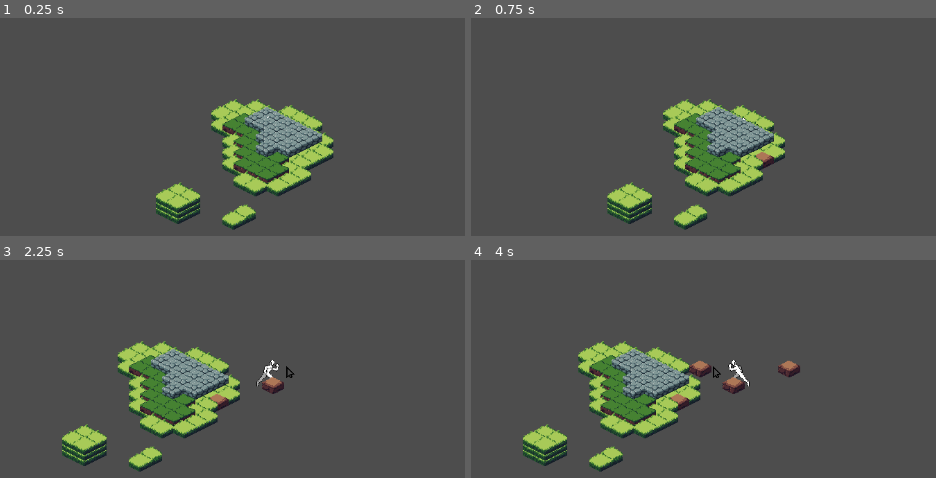
Above: before the commit, frames 1-4 (two rows, left to right).
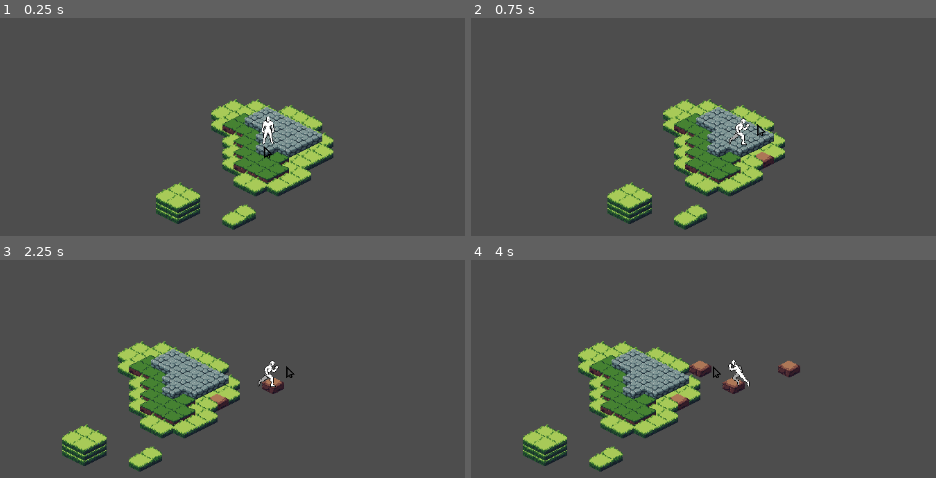
Above: after the commit, the same moments.

Repository: CheapSellsword/the-last-harvest-project
Game: Godot game, scene res://scenes/game/game.tscn
Two runs of this game, one before a commit and one after it. Both use one fixed random seed, a clock stepped at 60 frames per second and the inputs below.
Inputs (mouse positions are in pixels of both pictures, inside the frame that each line leads up to):
- Up to frame 1 (0.25 s): no input
- Up to frame 2 (0.75 s): tap Enter (ui_accept) at 0.5 s; move the mouse to (912, 107) at 0.52 s; hold Right (ui_right) from 0.53 s (still down); click (912, 107) at 0.67 s
- Up to frame 3 (2.25 s): tap Enter (ui_accept) at 0.77, 2 s; release Right (ui_right) at 1.25 s; drag from (106, 395) to (227, 462) at 1.27 s; move the mouse to (348, 273) at 2.02 s; hold Right (ui_right) from 2.03 s (still down)
- Up to frame 4 (4 s): release Right (ui_right) at 2.75 s; drag from (698, 462) to (498, 305) at 2.77 s; tap Enter (ui_accept) at 3.5, 3.77 s; move the mouse to (outside the picture) at 3.52 s; hold Left (ui_left) from 3.53 s (still down)

The runs differ from the first frame. In frame 1, 0.3% of the frame differs, in the area x 56-60%, y 45-65%; in frame 2, 0.3%; in frame 3, 0.2%; in frame 4, less than 0.1%.

Commit message:
fix z index and run anim

Diff:
--- a/scenes/game/game.tscn
+++ b/scenes/game/game.tscn
@@ -182,4 +182,6 @@
 y_sort_origin = 24
 
 [node name="PlayerView" parent="." instance=ExtResource("2_7h61r")]
+z_index = 1
+y_sort_enabled = true
 position = Vector2(-47, -23)
--- a/scenes/player/player_view.tscn
+++ b/scenes/player/player_view.tscn
@@ -1450,7 +1450,7 @@
 }],
 "loop": true,
 "name": &"run_right",
-"speed": 5.0
+"speed": 9.0
 }, {
 "frames": [{
 "duration": 1.0,
@@ -2416,16 +2416,16 @@
 }
 
 [sub_resource type="Animation" id="Animation_8u2jg"]
-length = 1.2
-loop_mode = 1
-tracks/0/type = "value"
-tracks/0/imported = false
-tracks/0/enabled = true
-tracks/0/path = NodePath("AnimatedSprite2D:frame")
-tracks/0/interp = 1
-tracks/0/loop_wrap = true
-tracks/0/keys = {
-"times": PackedFloat32Array(0, 0.2, 0.4, 0.6, 0.8, 1),
+length = 0.6666667
+loop_mode = 1
+tracks/0/type = "value"
+tracks/0/imported = false
+tracks/0/enabled = true
+tracks/0/path = NodePath("AnimatedSprite2D:frame")
+tracks/0/interp = 1
+tracks/0/loop_wrap = true
+tracks/0/keys = {
+"times": PackedFloat32Array(0, 0.11111111, 0.22222222, 0.33333334, 0.44444445, 0.5555556),
 "transitions": PackedFloat32Array(1, 1, 1, 1, 1, 1),
 "update": 1,
 "values": [0, 1, 2, 3, 4, 5]
@@ -2995,7 +2995,7 @@
 scale = Vector2(0.7, 0.7)
 sprite_frames = SubResource("SpriteFrames_fkksv")
 animation = &"idle_down"
-frame = 4
+frame = 1
 
 [node name="CollisionShape2D" type="CollisionShape2D" parent="."]
 shape = SubResource("CapsuleShape2D_w53eo")
